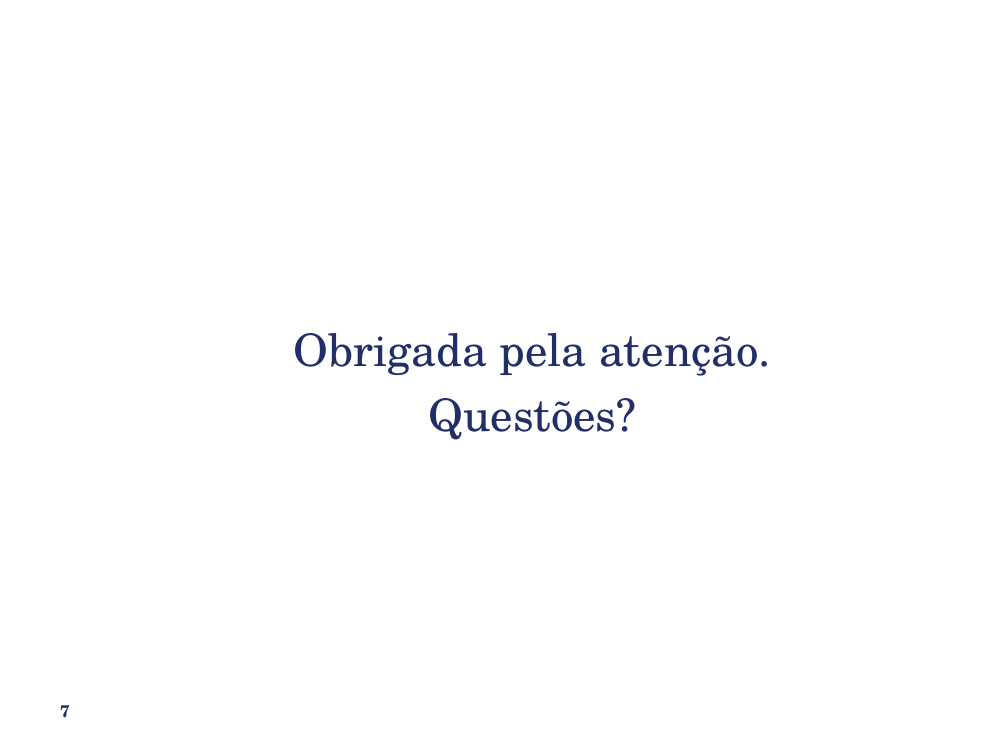
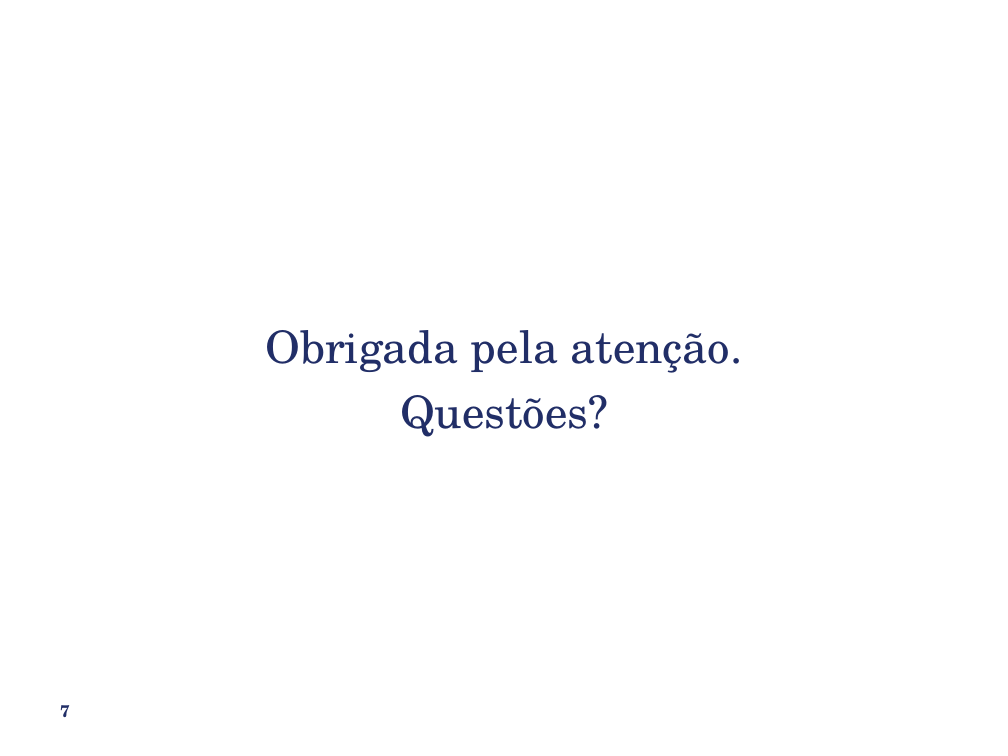
Before and after one commit to ibnunes/Andarilho, a slide deck: slide 7 of Presentation.pptx. Drawn at 1008x756 pixels with LibreOffice and Linux fonts; fonts in the diff are those of the drawing; background and template pictures are left out. Boxes give left, top, right and bottom in pixels: in the first picture for what was removed or moved away, otherwise in the second. Text is boxed around its words. In the diff, an @@ line names an element or a change of style, - is before the commit and + after.

```diff
--- a/Presentation.pptx
+++ b/Presentation.pptx
@@ subtitle "Obrigada pela atenção.": place and size @@
-subtitle "Obrigada pela atenção." at [294, 333, 771, 440]
+subtitle "Obrigada pela atenção." at [265, 330, 743, 437]
```
Also in this commit, not shown: 4 other slides changed, 1 slide added, 1 slide removed, 1 other file.
